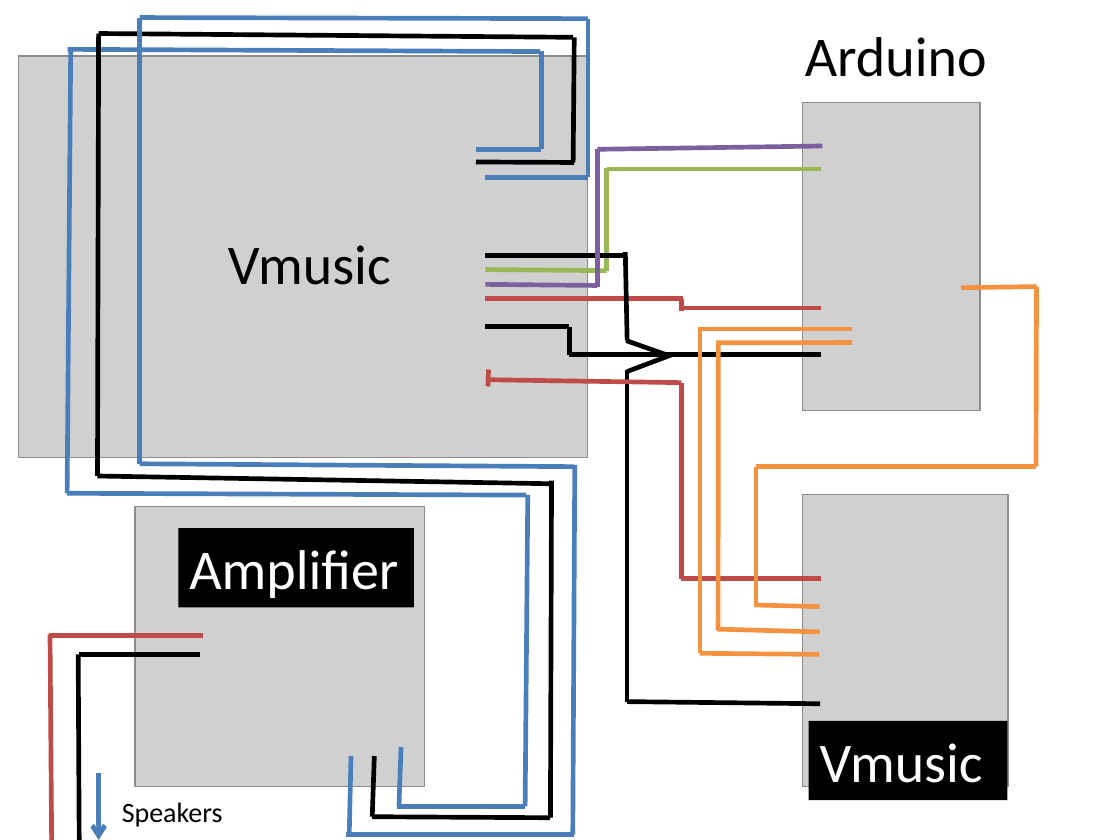
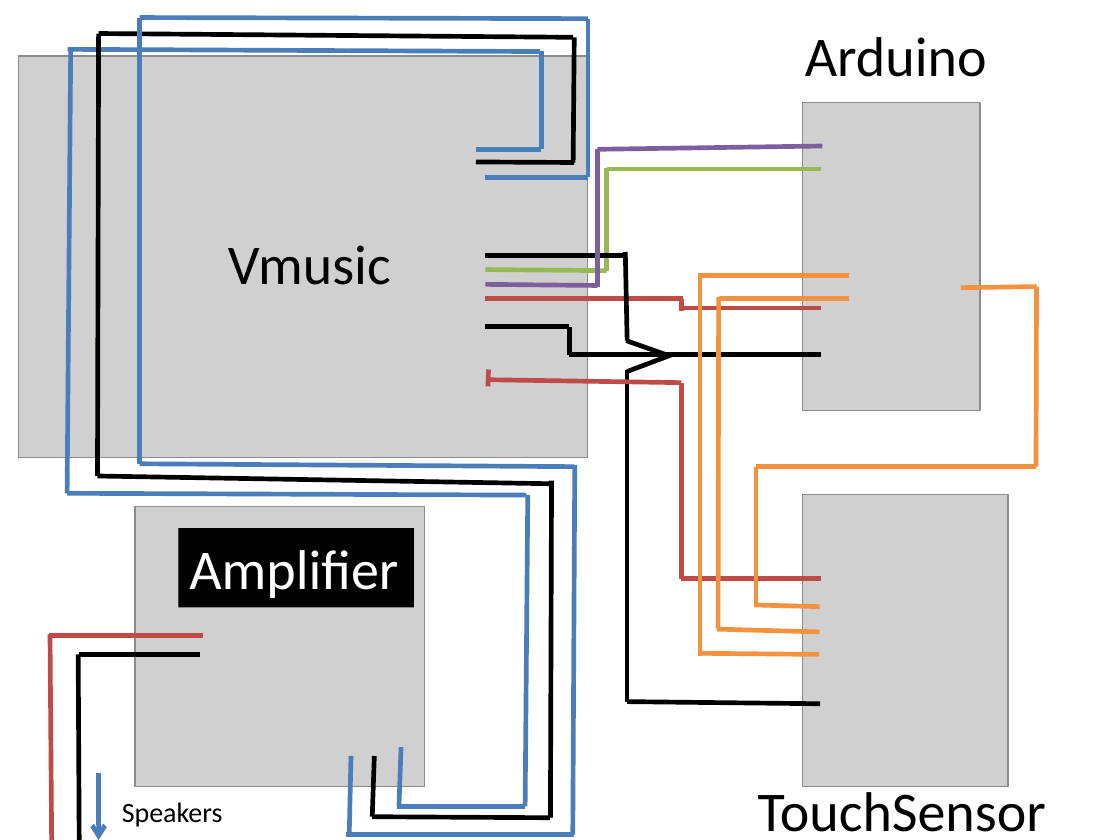
Before and after one commit to ChapResearch/Fruit-Spiral, a slide deck: slide 1 of Wiring Diagram.pptx. Drawn at 1120x840 pixels with LibreOffice and Linux fonts; fonts in the diff are those of the drawing; grey boxes stand for pictures. Boxes give left, top, right and bottom in pixels: in the first picture for what was removed or moved away, otherwise in the second. Text is boxed around its words. In the diff, an @@ line names an element or a change of style, - is before the commit and + after.

Commit message:
Adjusted the wires that go to the analog pins on the Arduino.

```diff
--- a/Wiring Diagram.pptx
+++ b/Wiring Diagram.pptx
@@ line moved from (700, 329) - (851, 329) to (698, 276) - (849, 276) @@
@@ line moved from (700, 653) - (700, 327) to (700, 656) - (700, 273) @@
@@ line moved from (718, 340) - (718, 631) to (719, 297) - (718, 628) @@
@@ line moved from (717, 343) - (852, 343) to (719, 299) - (849, 299) @@
@@ rectangle removed at (809, 721, 1008, 801) @@
-Vmusic
@@ text added at (758, 784, 1046, 832), 36 pt, text #000000 @@
+TouchSensor
```
